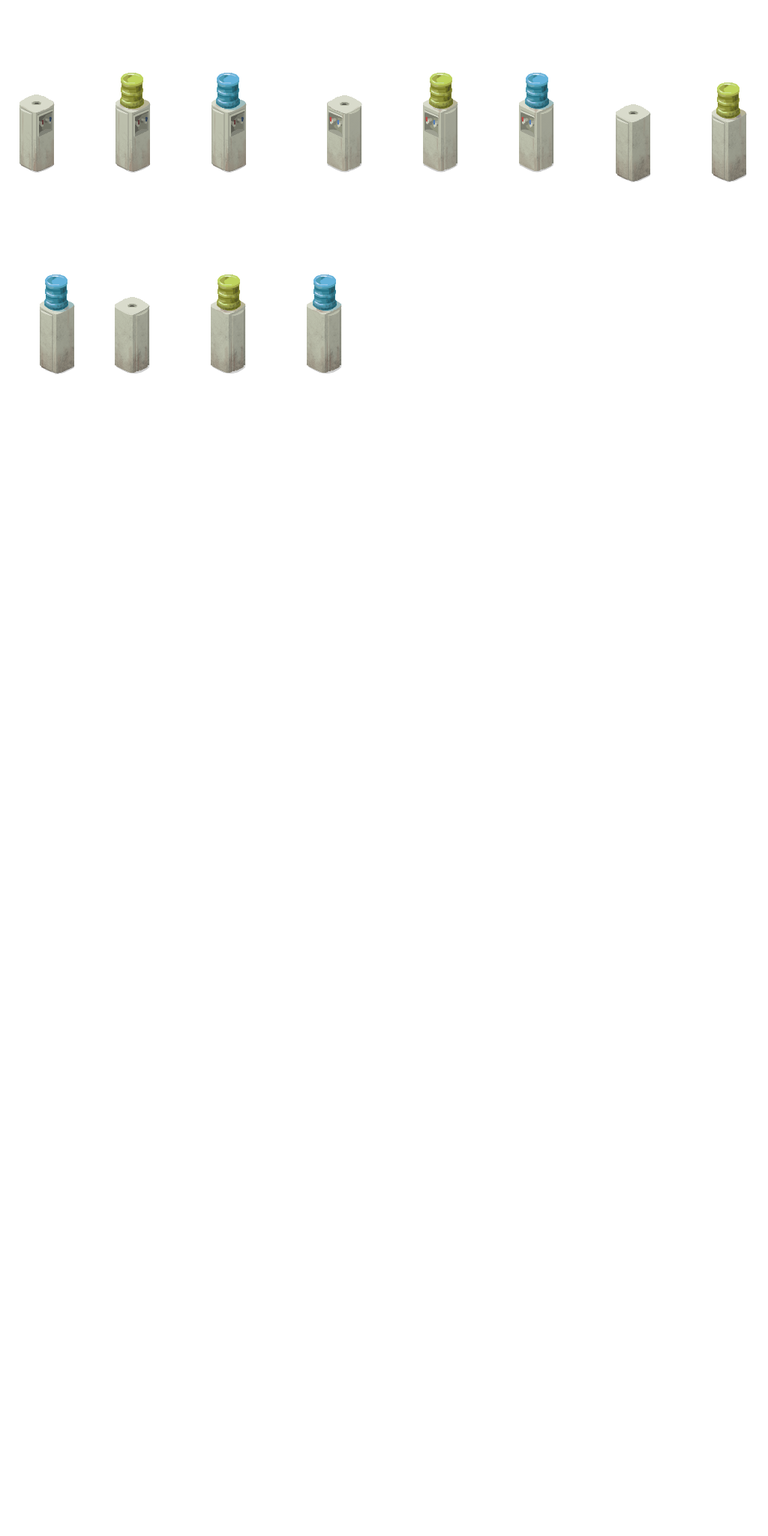
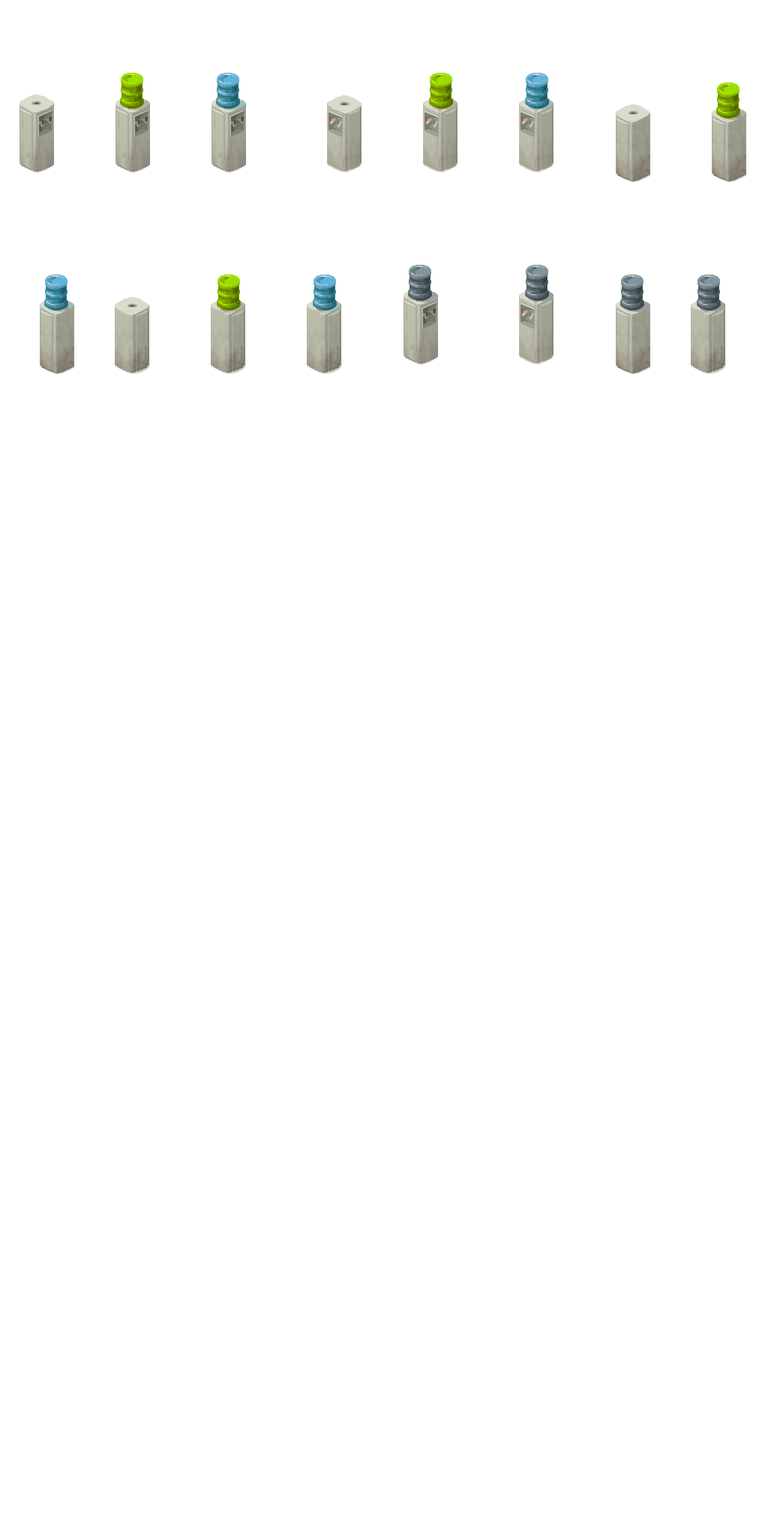
Layers edited between the first and the second 768×1536 image:
added layer "location_business_office_generic_01_57_bottle.png" above "location_business_office_generic_01_56_bottle.png" over [690, 274, 726, 375]
added layer "location_business_office_generic_01_56_bottle.png" above "location_business_office_generic_01_49_bottle.png" over [615, 274, 651, 375]
added layer "location_business_office_generic_01_49_bottle.png" above "location_business_office_generic_01_48_bottle.png" over [518, 264, 555, 365]
added layer "location_business_office_generic_01_48_bottle.png" above "location_business_office_generic_01_57_petrol.png" over [403, 264, 439, 365]
added layer "location_business_office_generic_01_57_petrol.png" above "location_business_office_generic_01_56_petrol.png" over [216, 274, 241, 311]
added layer "location_business_office_generic_01_56_petrol.png" above "location_business_office_generic_01_49_petrol.png" over [716, 82, 741, 119]
added layer "location_business_office_generic_01_49_petrol.png" above "location_business_office_generic_01_48_petrol.png" over [428, 72, 453, 109]
added layer "location_business_office_generic_01_48_petrol.png" above "location_business_office_generic_01_48_empty.png" over [119, 72, 144, 109]
painted on "location_business_office_generic_01_48_empty.png" over [119, 72, 741, 375]
